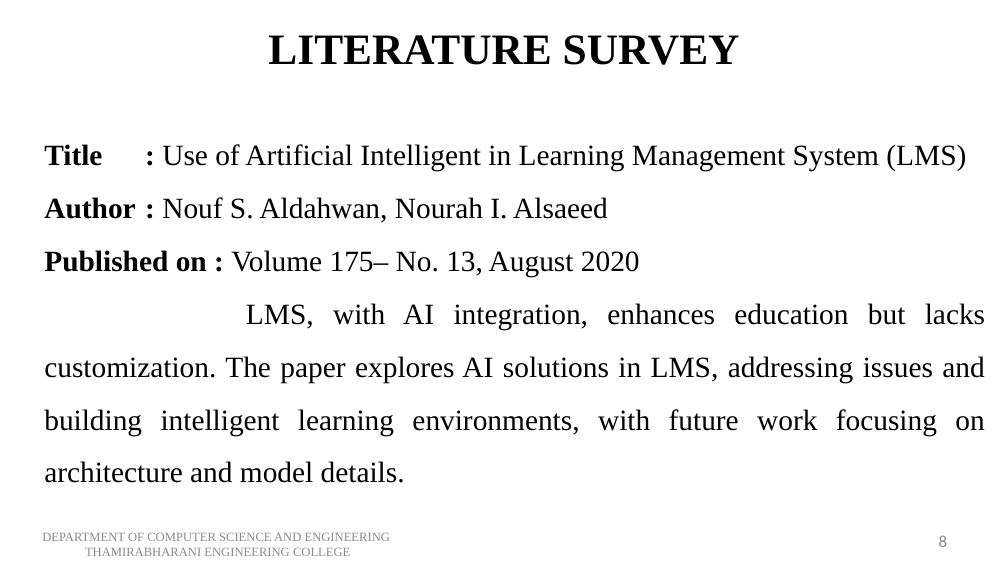
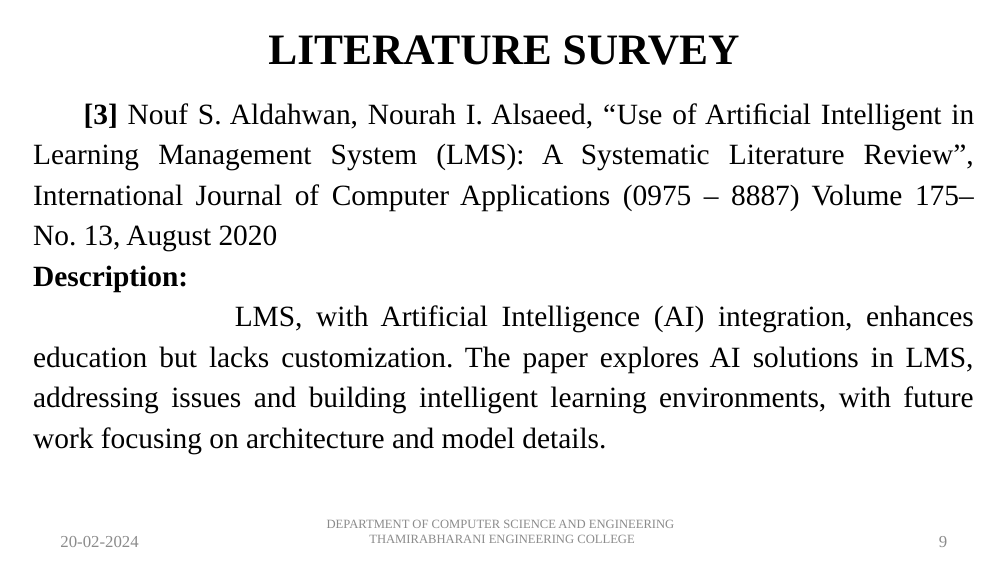
Before and after one commit to Saravana-Pon-Balan/LMS, a slide deck: slide 9 of Docs/review 1.pptx. Drawn at 1008x567 pixels with LibreOffice and Linux fonts; fonts in the diff are those of the drawing. Boxes give left, top, right and bottom in pixels: in the first picture for what was removed or moved away, otherwise in the second. Text is boxed around its words. In the diff, an @@ line names an element or a change of style, - is before the commit and + after.

```diff
--- a/Docs/review 1.pptx
+++ b/Docs/review 1.pptx
@@ text at [33,103,974,454]: text changed @@
-Title : Use of Artificial Intelligent in Learning Management System (LMS)
-Author : Nouf S. Aldahwan, Nourah I. Alsaeed
-Published on : Volume 175– No. 13, August 2020
-LMS, with AI integration, enhances education but lacks customization. The paper explores AI solutions in LMS, addressing issues and building intelligent learning environments, with future work focusing on architecture and model details.
+[3] Nouf S. Aldahwan, Nourah I. Alsaeed, “Use of Artiﬁcial Intelligent in Learning Management System (LMS): A Systematic Literature Review”, International Journal of Computer Applications (0975 – 8887) Volume 175– No. 13, August 2020
+Description:
+LMS, with Artificial Intelligence (AI) integration, enhances education but lacks customization. The paper explores AI solutions in LMS, addressing issues and building intelligent learning environments, with future work focusing on architecture and model details.
@@ text added at [60,536,138,547], 12 pt, text #8B8B8B @@
+20-02-2024
@@ text "DEPARTMENT OF COMPUTER SCIENCE AND ...": place and size @@
-text "DEPARTMENT OF COMPUTER SCIENCE AND ..." at [42,533,390,556]
+text "DEPARTMENT OF COMPUTER SCIENCE AND ..." at [327,520,674,543]
@@ text at [939,536,947,547]: text changed; font Calibri to Times New Roman @@
-8
+9
```
Also in this commit, not shown: 11 other slides changed, 9 slides added, 6 slides removed, 9 other files.
